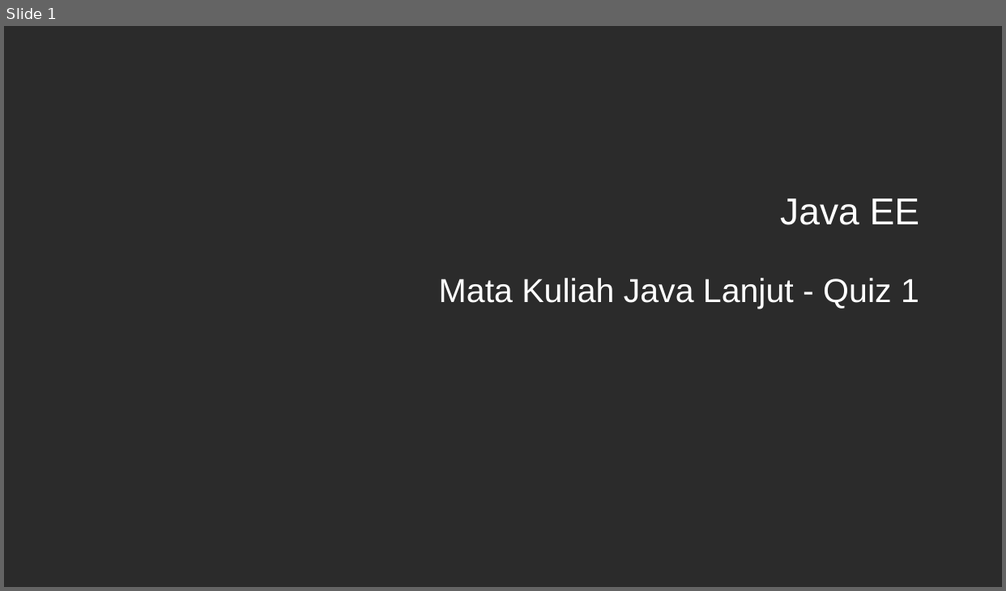
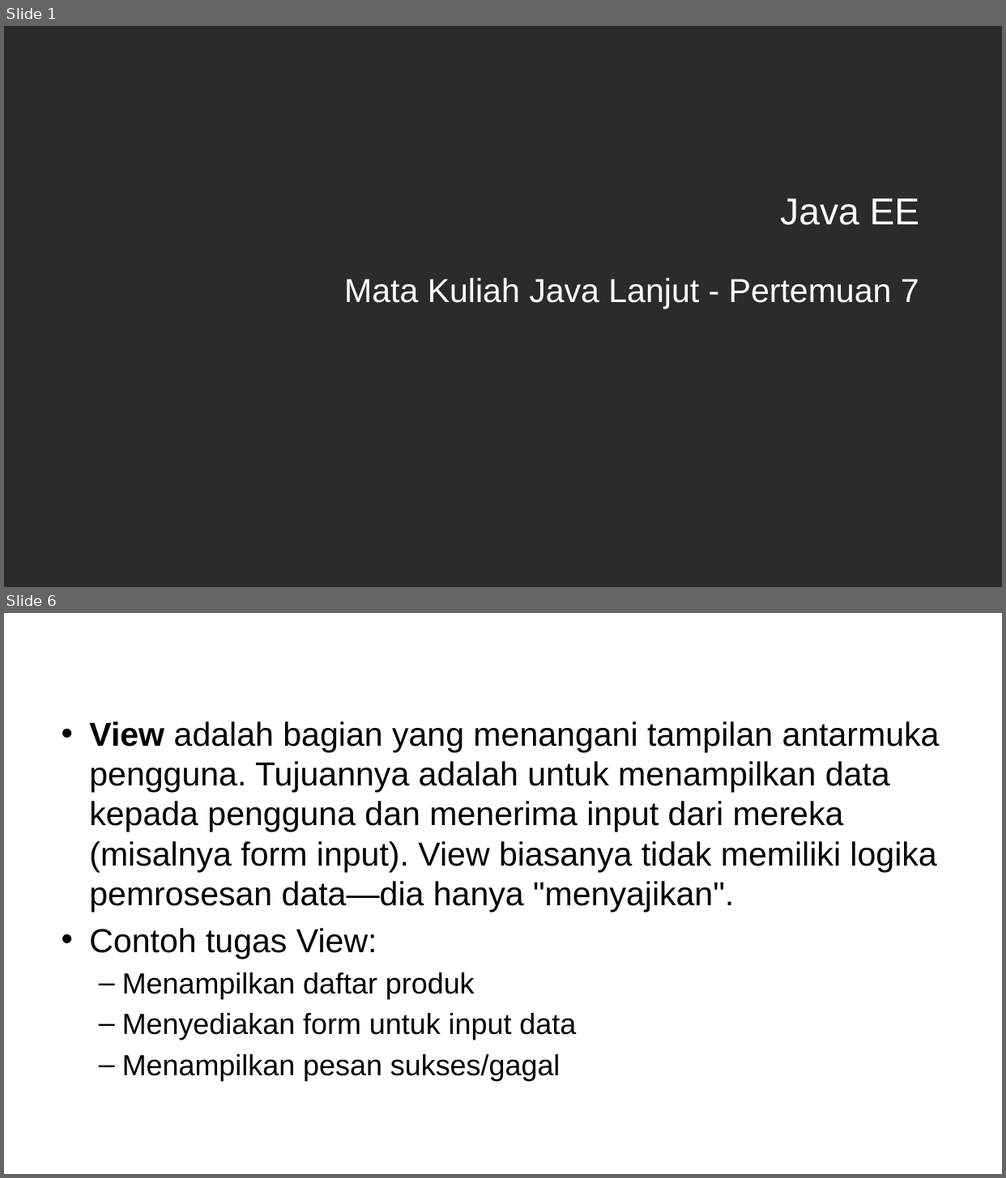
Before and after one commit to ruang-belajar/java-ee, a slide deck: docs/res/Java EE - Pertemuan 7.pptx. Shown one above the other, each under a label of ours: slide 1 before the commit, slides 1 and 6 after it; the slides between them are not shown. The pictures are 1006x591 and 1006x1178 pixels, drawn with LibreOffice and Linux fonts; fonts in the diff are those of the drawing; background and template pictures are left out; a plain dark background stands for a picture behind light text. Boxes give left, top, right and bottom in pixels: in the first picture for what was removed or moved away, otherwise in the second. Text is boxed around its words. In the diff, an @@ line names an element or a change of style, - is before the commit and + after.

```diff
--- a/docs/res/Java EE - Pertemuan 7.pptx
+++ b/docs/res/Java EE - Pertemuan 7.pptx
@@ slide 6 added at bbox=[4, 613, 1002, 1174], background picture (left out) @@
@@ text added at bbox=[89, 722, 940, 1081], 32 pt, text #000000 @@
+• View adalah bagian yang menangani tampilan antarmuka pengguna. Tujuannya adalah untuk menampilkan data kepada pengguna dan menerima input dari mereka (misalnya form input). View biasanya tidak memiliki logika pemrosesan data—dia hanya "menyajikan".
+• Contoh tugas View:
+  – Menampilkan daftar produk
+  – Menyediakan form untuk input data
+  – Menampilkan pesan sukses/gagal
@@ slide 1 changed as well @@
@@ subtitle at bbox=[344, 278, 919, 309]: text changed @@
-Mata Kuliah Java Lanjut - Quiz 1
+Mata Kuliah Java Lanjut - Pertemuan 7
```
Also in this commit, not shown: 13 other slides added, 3 slides removed, 5 other files.
